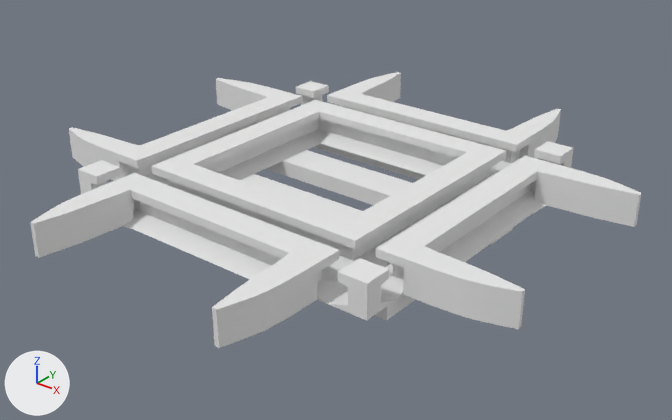
Renders of the OBJ model models/advtrains_dtrack_xing_tieless_st.obj from each side of a commit.
The view is the same before and after, from a 50 mm camera at (1.63, -2.019, 0.723) aimed at (0.033, -0.023, -0.515). The axes (+X, +Y, +Z) are drawn at lower left. The lights are the same throughout. Where no turn or scale is listed for an object, it has been applied to the vertices.

The scene before the commit, as lines of its bpy script (objects in view):
```python
me_dtrack_xing_st_sleepers_beziercurve_006 = bpy.data.meshes.new('dtrack_xing_st.sleepers_BezierCurve.006')
me_dtrack_xing_st_sleepers_beziercurve_006.from_pydata(...)  # 32 vertices, 20 faces; spans x -0.521..0.521, y -0.435..0.435, z -0.51..-0.46
me_dtrack_xing_st_sleepers_beziercurve_006.materials.append(mat_sleepers)  # white #e7e7e7
me_dtrack_xing_st_tracks_beziercurve_002 = bpy.data.meshes.new('dtrack_xing_st.tracks_BezierCurve.002')
me_dtrack_xing_st_tracks_beziercurve_002.from_pydata(...)  # 580 vertices, 400 faces, 32 loose edges; spans x -0.83..0.83, y -0.83..0.83, z -0.46..-0.36
me_dtrack_xing_st_tracks_beziercurve_002.materials.append(mat_rails)  # white #e7e7e7
ob_dtrack_xing_st_sleepers_beziercurve_006 = bpy.data.objects.new('dtrack_xing_st.sleepers_BezierCurve.006', me_dtrack_xing_st_sleepers_beziercurve_006)
ob_dtrack_xing_st_sleepers_beziercurve_006.location = (0.0, 0.0, 0.0)
ob_dtrack_xing_st_tracks_beziercurve_002 = bpy.data.objects.new('dtrack_xing_st.tracks_BezierCurve.002', me_dtrack_xing_st_tracks_beziercurve_002)
ob_dtrack_xing_st_tracks_beziercurve_002.location = (0.0, 0.0, 0.0)
```
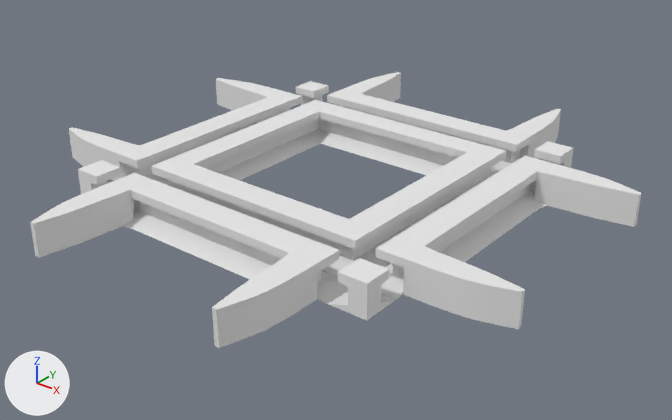
Location of each change, (x1, y1, x2, y2) in pixels of the pictures (672 x 420 px):
'dtrack_xing_st.sleepers_BezierCurve.006', deleted
    before: (240, 144, 545, 320)

What the commit changed:
Object 'dtrack_xing_st.sleepers_BezierCurve.006' (ob_dtrack_xing_st_sleepers_beziercurve_006) is deleted.
